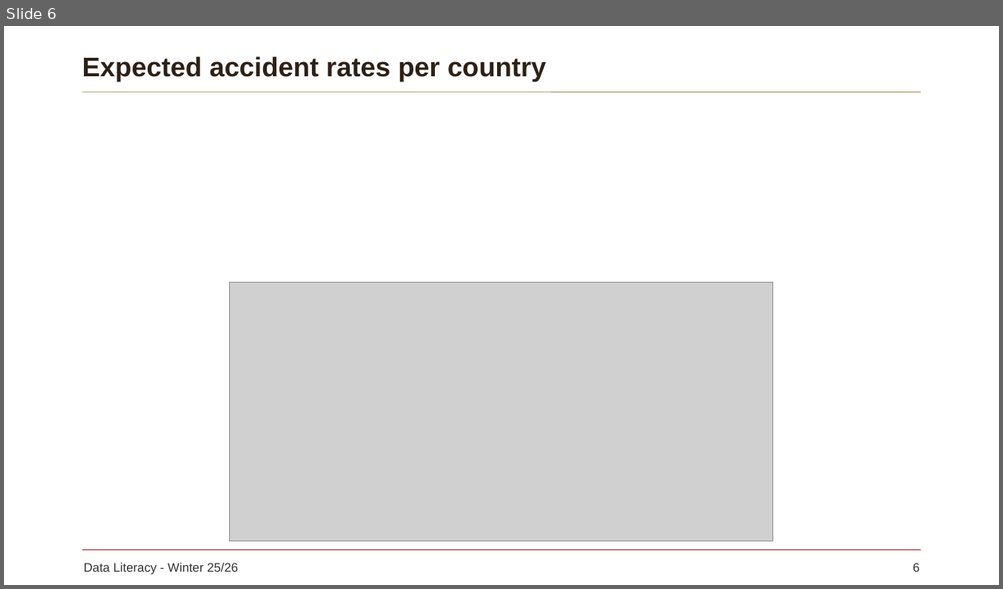
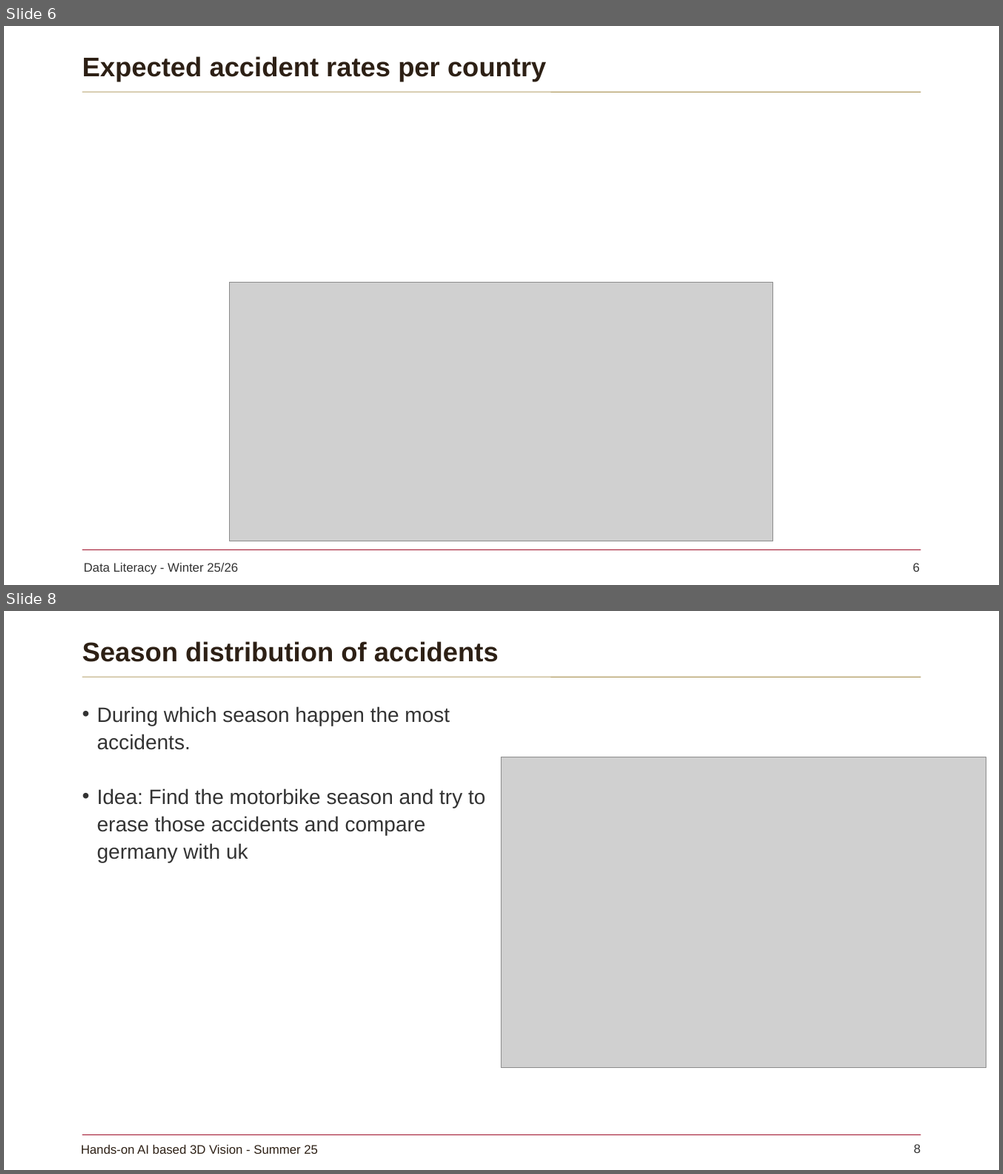
Before and after one commit to d2stcjm4qk-alt/data-lit-project, a slide deck: midterm_presentation.pptx. Shown one above the other, each under a label of ours: slide 6 before the commit, slides 6 and 8 after it; the slides between them are not shown. The pictures are 1003x589 and 1003x1174 pixels, drawn with LibreOffice and Linux fonts; fonts in the diff are those of the drawing; grey boxes stand for pictures; background and template pictures are left out. Boxes give left, top, right and bottom in pixels: in the first picture for what was removed or moved away, otherwise in the second. Text is boxed around its words. In the diff, an @@ line names an element or a change of style, - is before the commit and + after.

```diff
--- a/midterm_presentation.pptx
+++ b/midterm_presentation.pptx
@@ slide 8 added at (4, 611, 999, 1170), background #FFFFFF; not listed: 2 template elements that a slide beside it also shows @@
@@ title added at (82, 641, 498, 662), 26 pt, text #2D2015, bold @@
+Season distribution of accidents
@@ text added at (97, 706, 485, 863), 20 pt, text #333333 @@
+• During which season happen the most accidents.
+• Idea: Find the motorbike season and try to erase those accidents and compare germany with uk
@@ picture added at (502, 758, 987, 1068) @@
@@ text added at (81, 1145, 318, 1154), 12 pt, text #2D2015 @@
+Hands-on AI based 3D Vision - Summer 25
@@ page number added at (913, 1145, 920, 1153), 12 pt, text #333333 @@
+8
```
Also in this commit, not shown: 2 other slides added.
